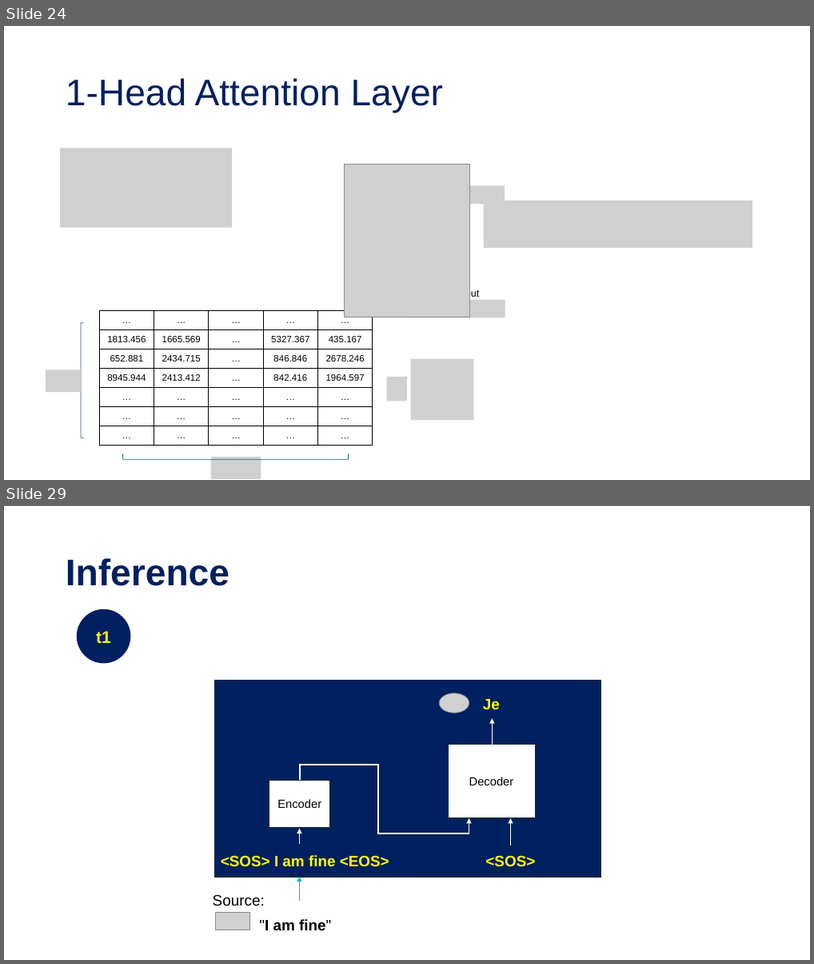
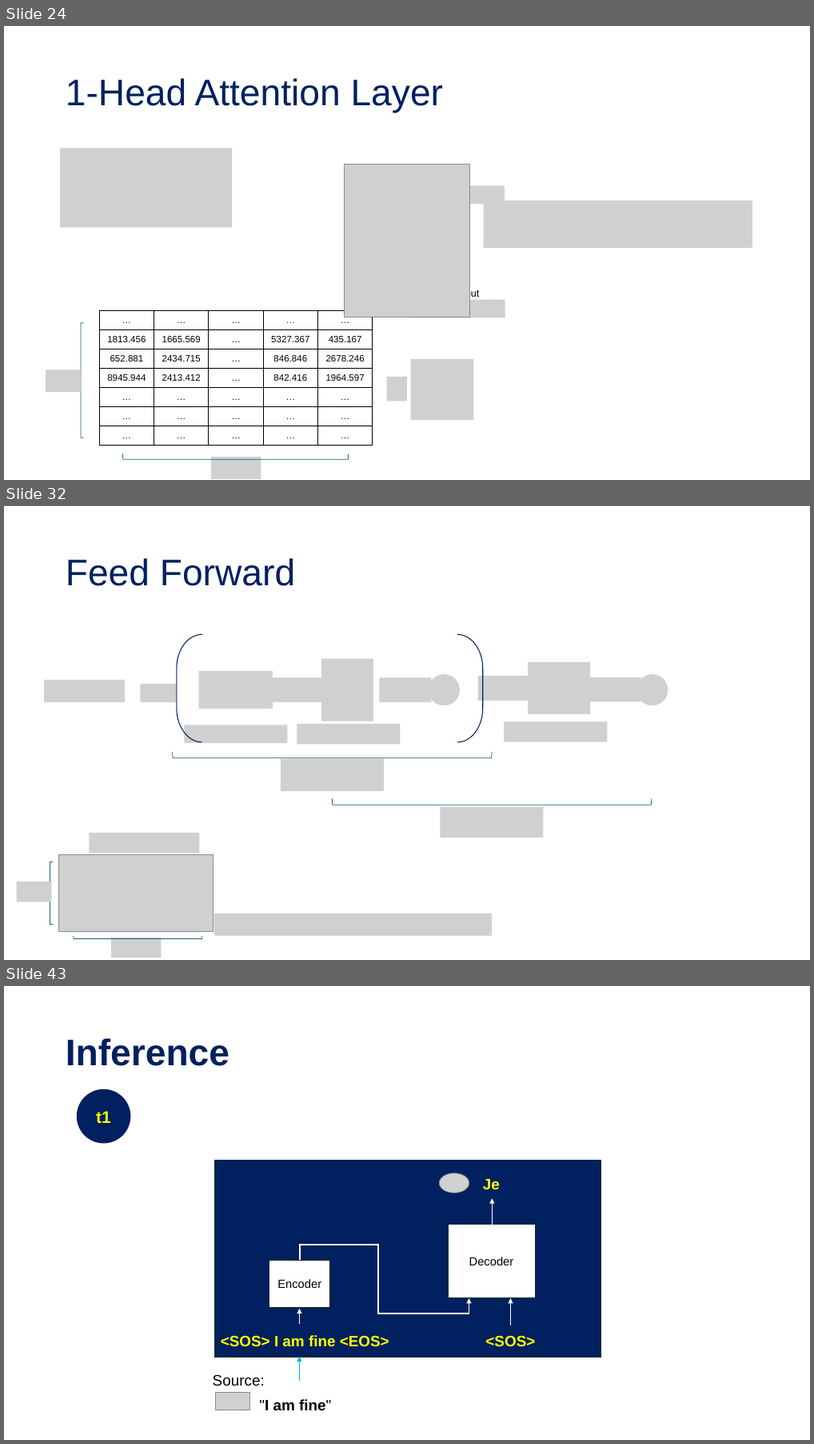
Before and after one commit to tanquangduong/transformer-pt, a slide deck: presentation/Introduction to Transformer.pptx. Shown one above the other, each under a label of ours: slides 24 and 29 before the commit, slides 24, 32 and 43 after it; the slides between them are not shown. The pictures are 814x964 and 814x1444 pixels, drawn with LibreOffice and Linux fonts; fonts in the diff are those of the drawing; grey boxes stand for pictures. Boxes give left, top, right and bottom in pixels: in the first picture for what was removed or moved away, otherwise in the second. Text is boxed around its words. In the diff, an @@ line names an element or a change of style, - is before the commit and + after.

```diff
--- a/presentation/Introduction to Transformer.pptx
+++ b/presentation/Introduction to Transformer.pptx
@@ slide 32 added at [4, 506, 810, 960], background #FFFFFF @@
@@ title added at [66, 558, 295, 586], 44 pt, text #002060 @@
+Feed Forward
@@ left bracket added at [177, 634, 202, 742], outline #002060 1 pt @@
@@ left bracket added at [458, 634, 483, 742], outline #002060 1 pt @@
@@ picture added at [198, 671, 273, 708] @@
@@ picture added at [322, 659, 374, 720] @@
@@ picture added at [529, 662, 591, 714] @@
@@ picture added at [44, 680, 124, 702] @@
@@ picture added at [141, 684, 177, 702] @@
@@ picture added at [270, 678, 323, 702] @@
@@ picture added at [380, 678, 432, 702] @@
@@ picture added at [429, 674, 460, 706] @@
@@ picture added at [478, 676, 530, 700] @@
@@ picture added at [590, 677, 642, 701] @@
@@ picture added at [638, 674, 669, 706] @@
@@ picture added at [504, 721, 608, 742] @@
@@ picture added at [184, 725, 288, 743] @@
@@ picture added at [298, 724, 401, 744] @@
@@ right bracket added at [173, 752, 492, 758], outline #156082 0.75 pt @@
@@ picture added at [281, 758, 384, 791] @@
@@ right bracket added at [333, 798, 652, 804], outline #156082 0.75 pt @@
@@ picture added at [441, 807, 544, 837] @@
@@ picture added at [90, 832, 199, 853] @@
@@ right bracket added at [50, 862, 53, 924], outline #156082 0.75 pt @@
@@ picture added at [59, 854, 214, 931] @@
@@ picture added at [17, 881, 52, 902] @@
@@ picture added at [214, 913, 492, 936] @@
@@ right bracket added at [74, 936, 202, 939], outline #156082 0.75 pt @@
@@ picture added at [111, 937, 162, 958] @@
@@ what was slide 29 is now slide 43 @@
```
Also in this commit, not shown: 2 slides changed, 13 other slides added, 1 other file.
